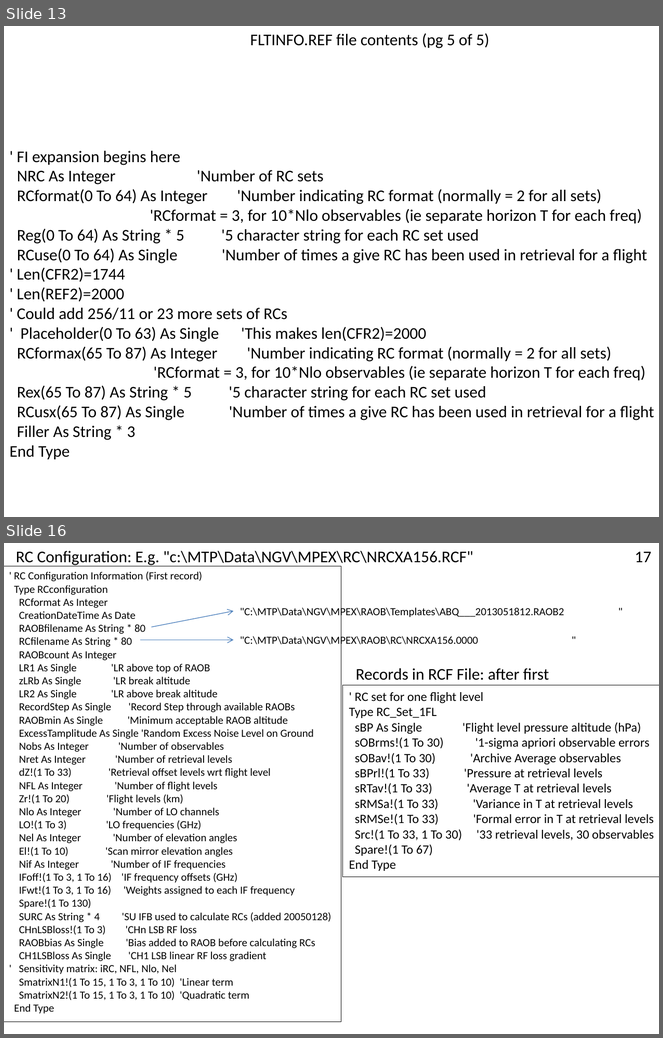
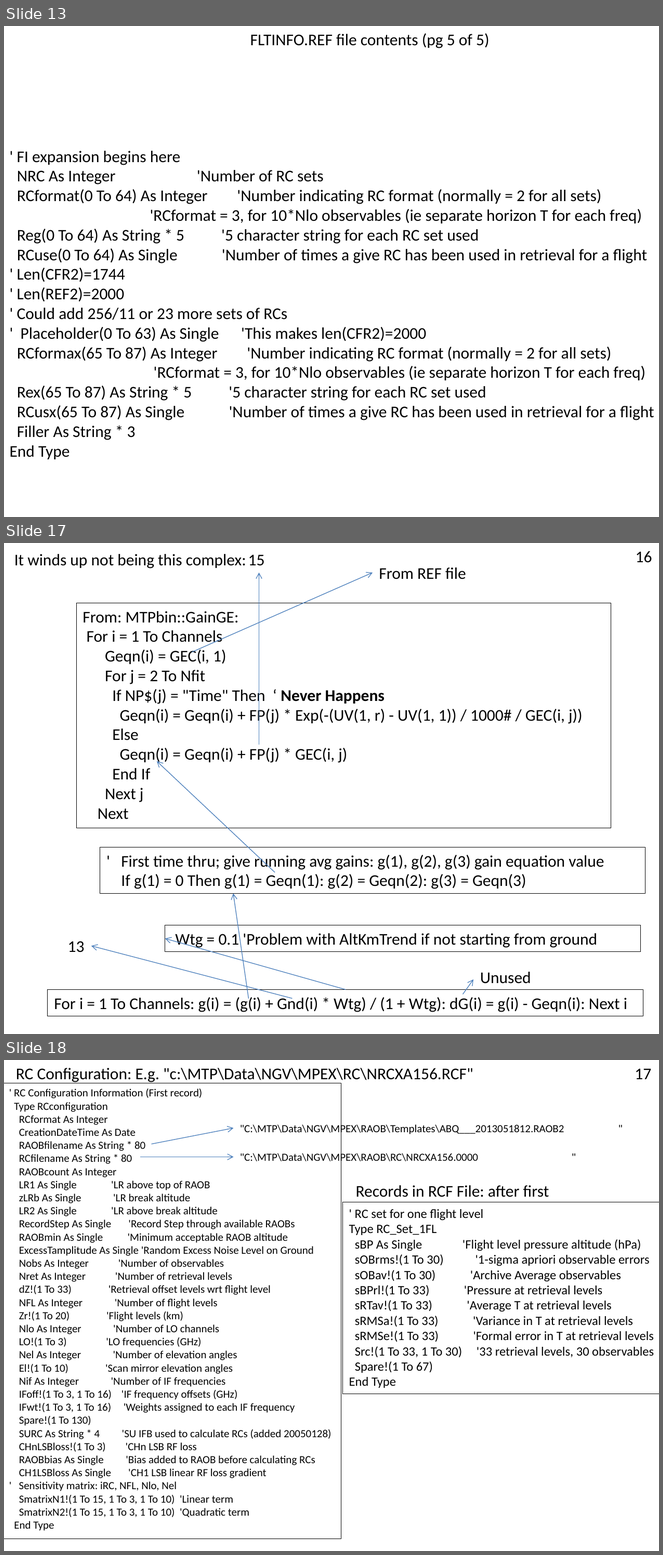
Before and after one commit to NCAR/nimbus, a slide deck: instruments/mtp/doc/MTP-DFD.pptx. Shown one above the other, each under a label of ours: slides 13 and 16 before the commit, slides 13, 17 and 18 after it; the slides between them are not shown. The pictures are 663x1038 and 663x1555 pixels, drawn with LibreOffice and Linux fonts; fonts in the diff are those of the drawing. Boxes give left, top, right and bottom in pixels: in the first picture for what was removed or moved away, otherwise in the second. Text is boxed around its words. In the diff, an @@ line names an element or a change of style, - is before the commit and + after.

Commit message:
Further reverse engineering.  I think I've got the whole gain equation sorted now.

```diff
--- a/instruments/mtp/doc/MTP-DFD.pptx
+++ b/instruments/mtp/doc/MTP-DFD.pptx
@@ slide 17 added at bbox=[4, 543, 659, 1034], background #FFFFFF @@
@@ text added at bbox=[14, 554, 246, 568], 18 pt, text #000000 @@
+It winds up not being this complex:
@@ text added at bbox=[248, 554, 265, 566], 18 pt, text #000000 @@
+15
@@ text added at bbox=[636, 551, 652, 563], 18 pt, text #000000 @@
+16
@@ arrow added from (192, 652) to (373, 573), #4B7EBC 0.75 pt @@
@@ arrow added from (259, 745) to (259, 573), #4B7EBC 0.75 pt @@
@@ text added at bbox=[379, 567, 466, 579], 18 pt, text #000000 @@
+From REF file
@@ rectangle added at bbox=[76, 603, 611, 828], outline #000000 0.5 pt, 18 pt, text #000000 @@
+From: MTPbin::GainGE:
+For i = 1 To Channels
+Geqn(i) = GEC(i, 1)
+For j = 2 To Nfit
+If NP$(j) = "Time" Then ‘ Never Happens
+Geqn(i) = Geqn(i) + FP(j) * Exp(-(UV(1, r) - UV(1, 1)) / 1000# / GEC(i, j))
+Else
+Geqn(i) = Geqn(i) + FP(j) * GEC(i, j)
+End If
+Next j
+Next
@@ arrow added from (274, 873) to (157, 761), #4B7EBC 0.75 pt @@
@@ rectangle added at bbox=[100, 848, 646, 894], outline #000000 0.5 pt, 18 pt, text #000000 @@
+' First time thru; give running avg gains: g(1), g(2), g(3) gain equation value
+If g(1) = 0 Then g(1) = Geqn(1): g(2) = Geqn(2): g(3) = Geqn(3)
@@ arrow added from (248, 999) to (233, 893), #4B7EBC 0.75 pt @@
@@ rectangle added at bbox=[165, 926, 641, 952], outline #000000 0.5 pt, 18 pt, text #000000 @@
+Wtg = 0.1 'Problem with AltKmTrend if not starting from ground
@@ text added at bbox=[68, 941, 85, 953], 18 pt, text #000000 @@
+13
@@ arrow added from (292, 999) to (91, 946), #4B7EBC 0.75 pt @@
@@ arrow added from (345, 990) to (165, 939), #4B7EBC 0.75 pt @@
@@ text added at bbox=[480, 972, 531, 984], 18 pt, text #000000 @@
+Unused
@@ rectangle added at bbox=[48, 990, 644, 1016], outline #000000 0.5 pt, 18 pt, text #000000 @@
+For i = 1 To Channels: g(i) = (g(i) + Gnd(i) * Wtg) / (1 + Wtg): dG(i) = g(i) - Geqn(i): Next i
@@ arrow added from (463, 994) to (474, 980), #4B7EBC 0.75 pt @@
@@ what was slide 16 is now slide 18 @@
```
Also in this commit, not shown: 2 slides changed, 3 other slides added, 2 slides removed.
